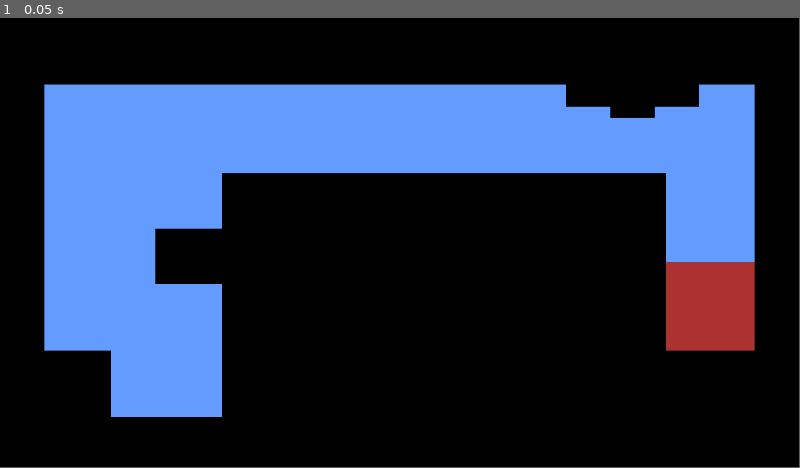
Above: before the commit, frame 1.
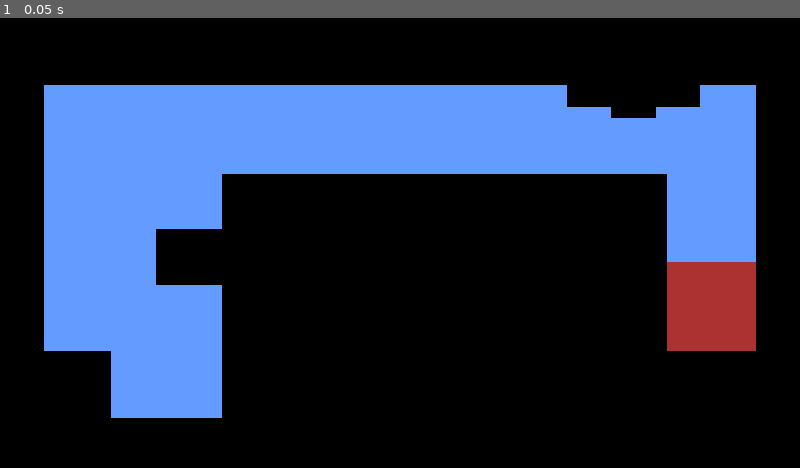
Above: after the commit, the same moment.

Repository: kirby-b/Mouse-Maze-Godot
Game: Godot game, scene res://scenes/lvl_1.tscn
Two runs of this game, one before a commit and one after it. Both use one fixed random seed, a clock stepped at 60 frames per second and the inputs below.
Inputs:
- Up to frame 1 (0.05 s): no input
The window is 799x449 before the commit and 800x450 after it. Grey fills any space a smaller window leaves; there, only what the larger window draws over its background counts as a difference.

The runs differ from the first frame. In frame 1, 0.7% of the frame differs, in the area x 5-95%, y 14-89%.

Commit message:
Made a custom mouse for more ease of use

Diff:
--- a/project.godot
+++ b/project.godot
@@ -19,6 +19,12 @@
 
 Events="*res://scripts/Events.gd"
 
+[display]
+
+window/size/resizable=false
+window/stretch/mode="canvas_items"
+mouse_cursor/custom_image="res://media/mouse.png"
+
 [dotnet]
 
 project/assembly_name="Mouse-maze-godot"
Binary file added: media/mouse.png
Not shown, added: media/mouse.png.import
